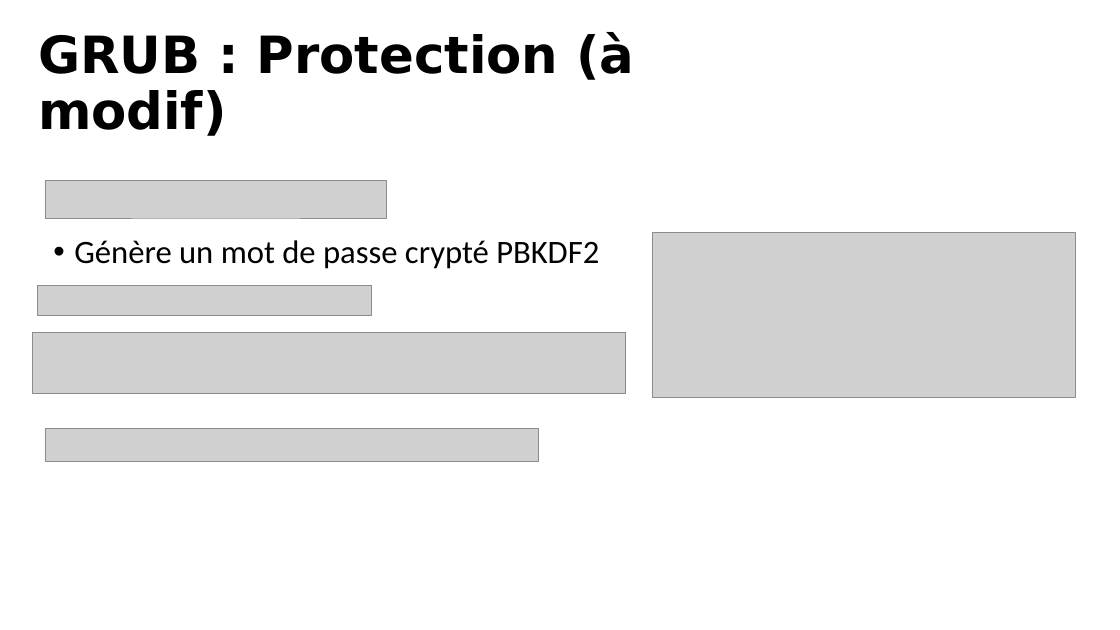
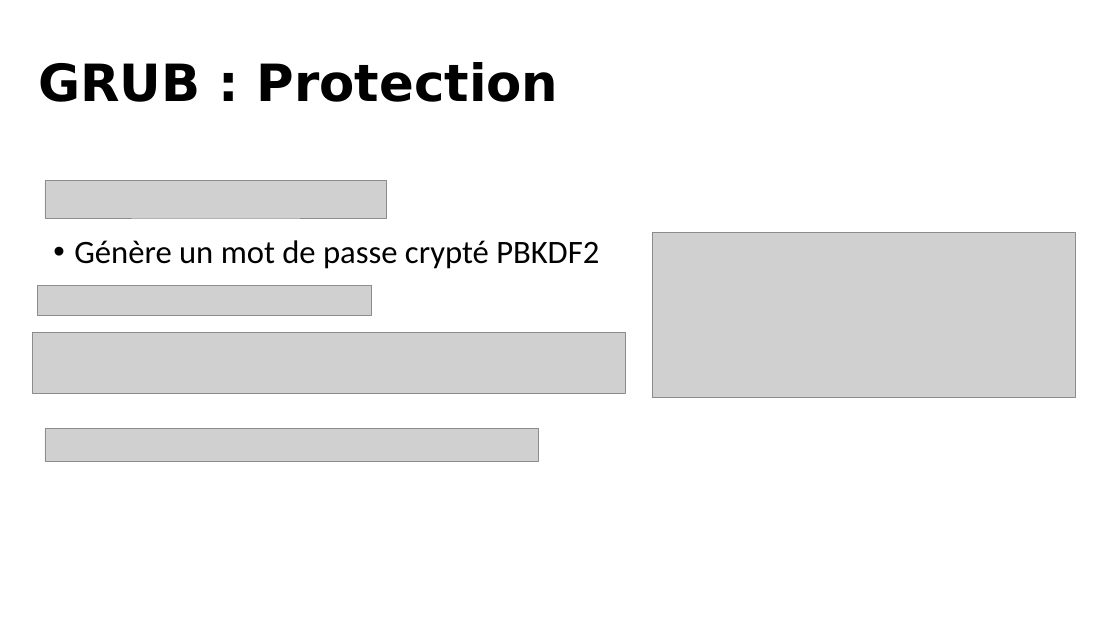
Before and after one commit to antoineghigny/SYSG5, a slide deck: slide 33 of 56359/Présentation/AntoineGhigny_ExploitatonDeFaillesDeSecurite.pptx. Drawn at 1120x630 pixels with LibreOffice and Linux fonts; fonts in the diff are those of the drawing; grey boxes stand for pictures. Boxes give left, top, right and bottom in pixels: in the first picture for what was removed or moved away, otherwise in the second. Text is boxed around its words. In the diff, an @@ line names an element or a change of style, - is before the commit and + after.

```diff
--- a/56359/Présentation/AntoineGhigny_ExploitatonDeFaillesDeSecurite.pptx
+++ b/56359/Présentation/AntoineGhigny_ExploitatonDeFaillesDeSecurite.pptx
@@ title at bbox=[38, 62, 559, 102]: text changed @@
-GRUB : Protection (à modif)
+GRUB : Protection
```
Also in this commit, not shown: 7 other slides changed.
